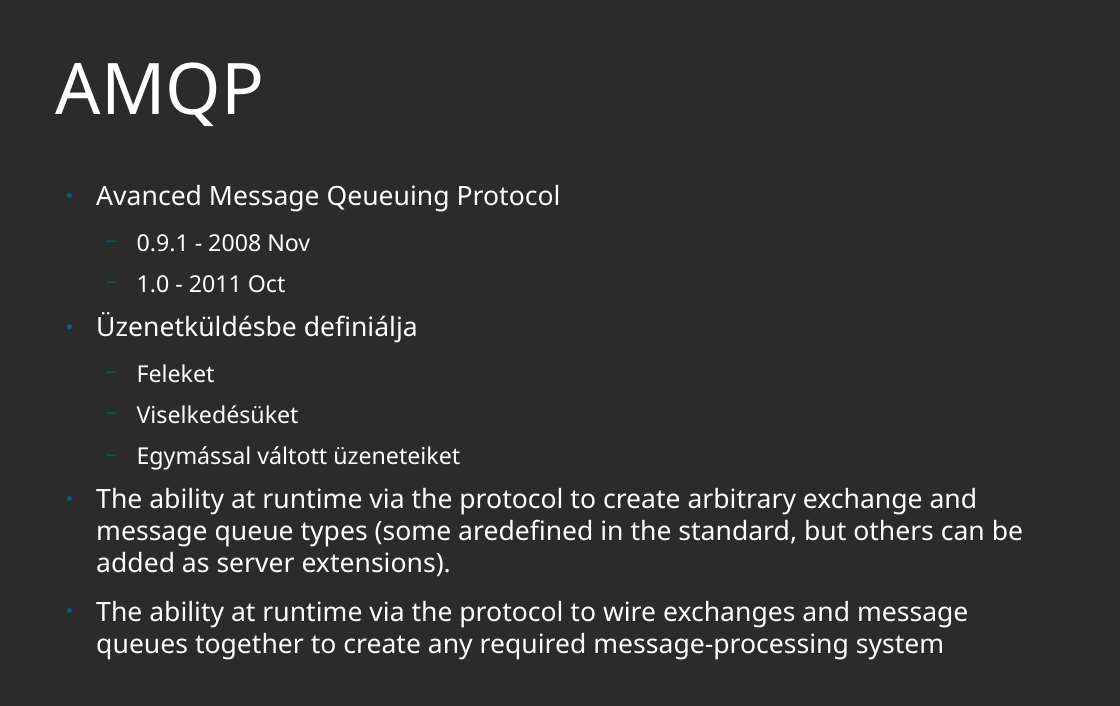
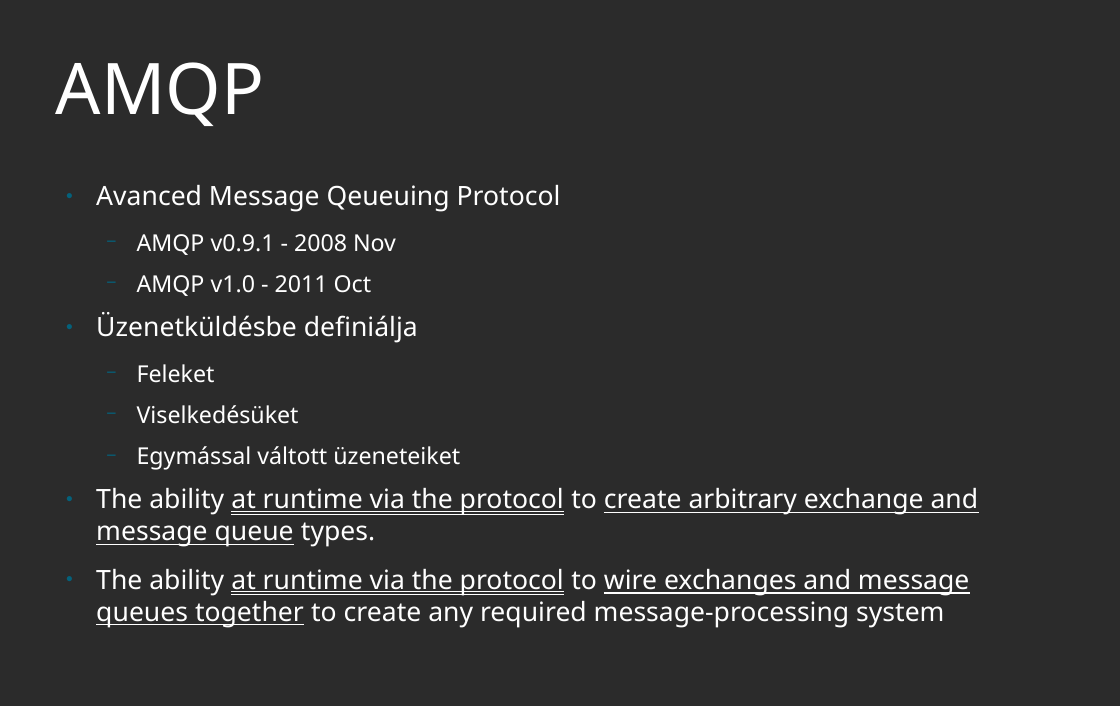
Before and after one commit to Havasjethi/RMQ, a slide deck: slide 3 of AMQP_RabbitMQ.odp. Drawn at 1120x706 pixels with LibreOffice and Linux fonts; fonts in the diff are those of the drawing; background and template pictures are left out; a plain dark background stands for a picture behind light text. Boxes give left, top, right and bottom in pixels: in the first picture for what was removed or moved away, otherwise in the second. Text is boxed around its words. In the diff, an @@ line names an element or a change of style, - is before the commit and + after.

```diff
--- a/AMQP_RabbitMQ.odp
+++ b/AMQP_RabbitMQ.odp
@@ text at [137, 234, 396, 296]: text changed @@
-  − 0.9.1 - 2008 Nov
-  − 1.0 - 2011 Oct
+  − AMQP v0.9.1 - 2008 Nov
+  − AMQP v1.0 - 2011 Oct
@@ text at [96, 488, 979, 547]: text changed @@
-● The ability at runtime via the protocol to create arbitrary exchange and message queue types (some aredefined in the standard, but others can be added as server extensions).
+● The ability at runtime via the protocol to create arbitrary exchange and message queue types.
@@ text at [96, 569, 969, 628]: underline on in "at runtime via the protocol wire exchanges ..." @@
```
Also in this commit, not shown: 9 other slides changed, 1 slide added, 2 slides removed.
